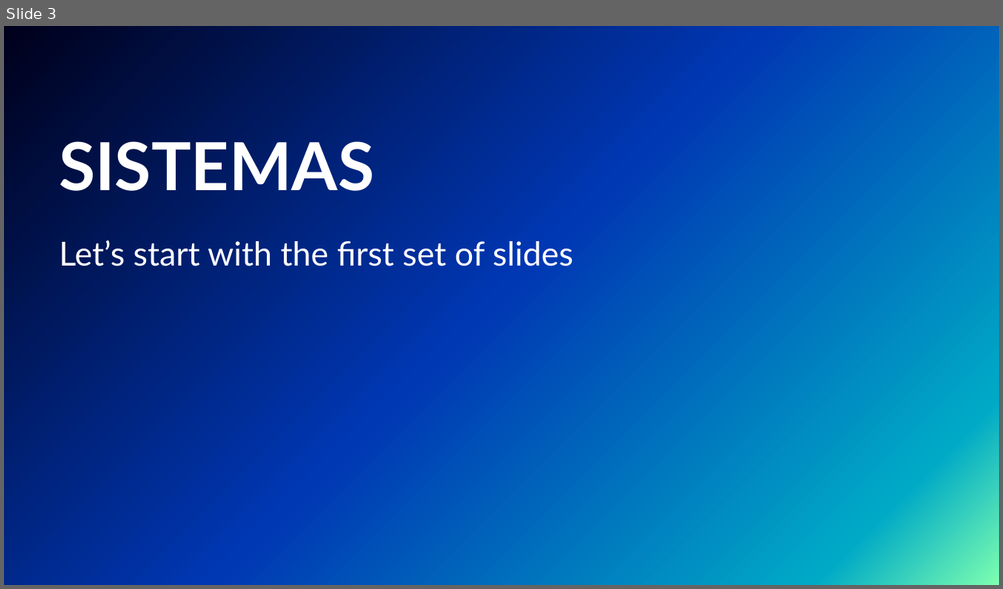
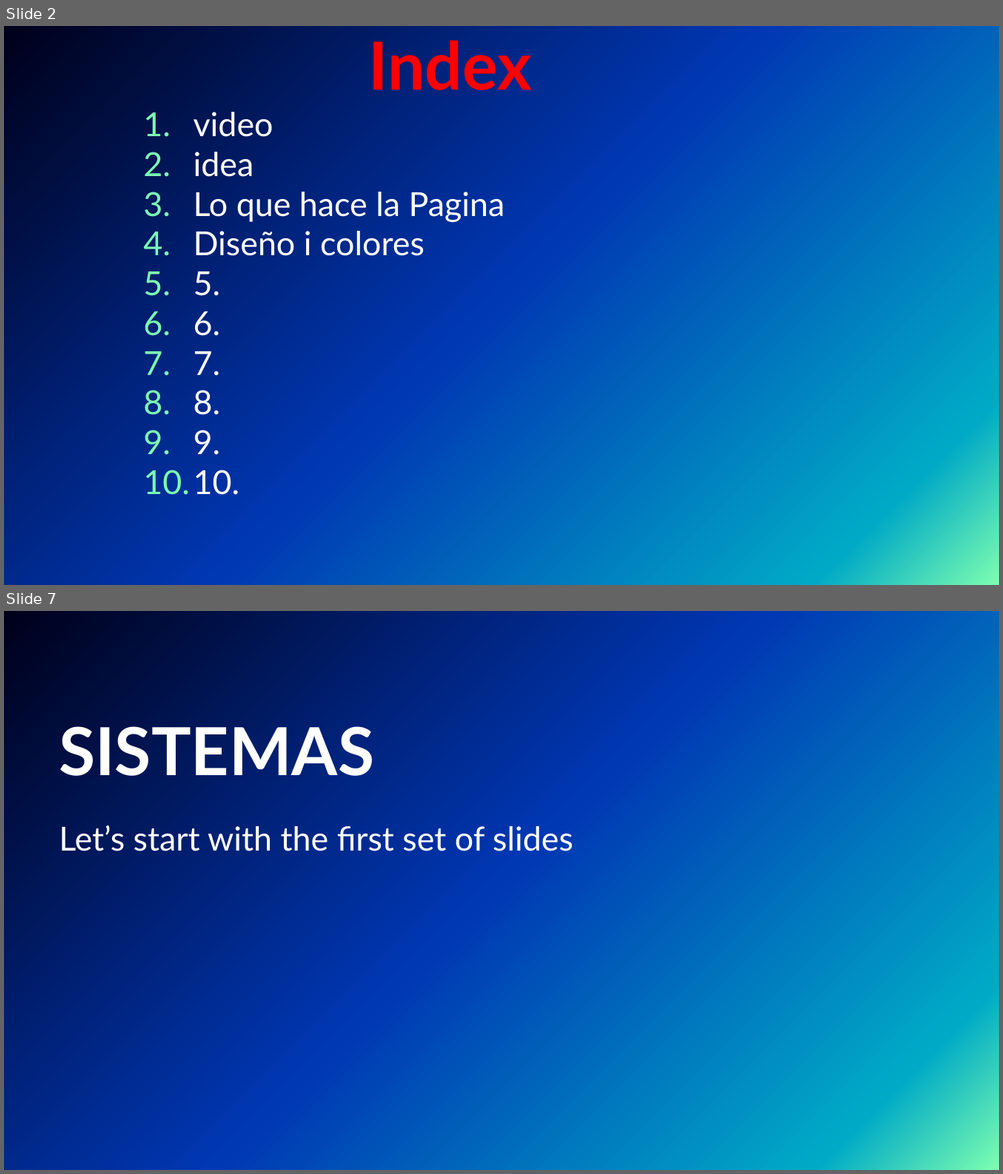
Before and after one commit to Tiinocm/ProyectoIntegrado, a slide deck: carles/presentacion de cronos.pptx. Shown one above the other, each under a label of ours: slide 3 before the commit, slides 2 and 7 after it; the slides between them are not shown. The pictures are 1003x589 and 1003x1174 pixels, drawn with LibreOffice and Linux fonts; fonts in the diff are those of the drawing; background and template pictures are left out. Boxes give left, top, right and bottom in pixels: in the first picture for what was removed or moved away, otherwise in the second. Text is boxed around its words. In the diff, an @@ line names an element or a change of style, - is before the commit and + after.

```diff
--- a/carles/presentacion de cronos.pptx
+++ b/carles/presentacion de cronos.pptx
@@ slide 2 added at [4, 26, 999, 585], background picture (left out) @@
@@ title added at [369, 40, 532, 90], 48 pt, text #FF0000, bold @@
+Index
@@ subtitle added at [143, 112, 505, 495], 24 pt, text #FFFFFF @@
+1. video
+2. idea
+3. Lo que hace la Pagina
+4. Diseño i colores
+5. 5.
+6. 6.
+7. 7.
+8. 8.
+9. 9.
+10. 10.
@@ what was slide 3 is now slide 7 @@
```
Also in this commit, not shown: 2 slides changed, 4 other slides added, 1 slide removed.
